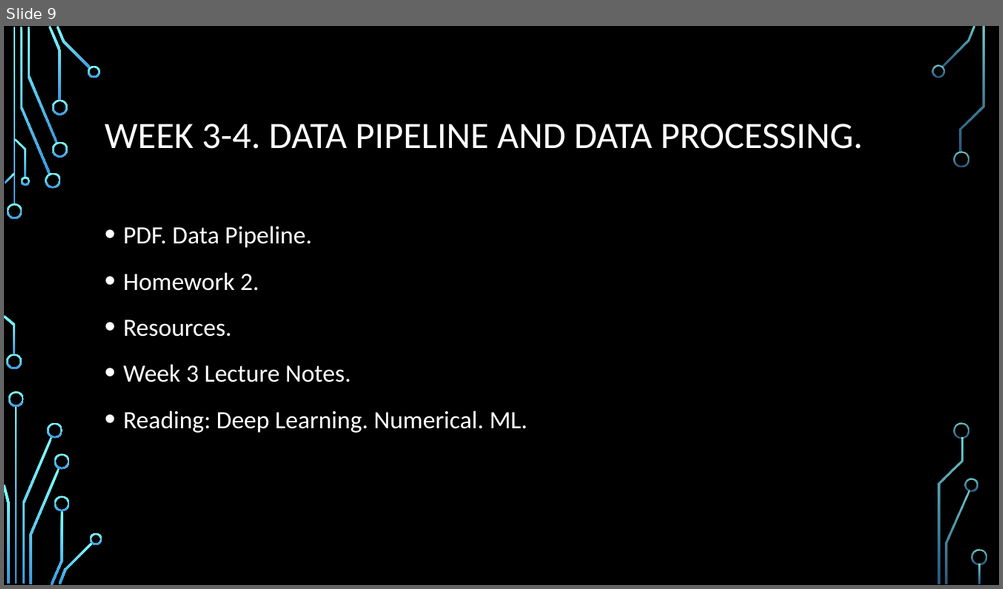
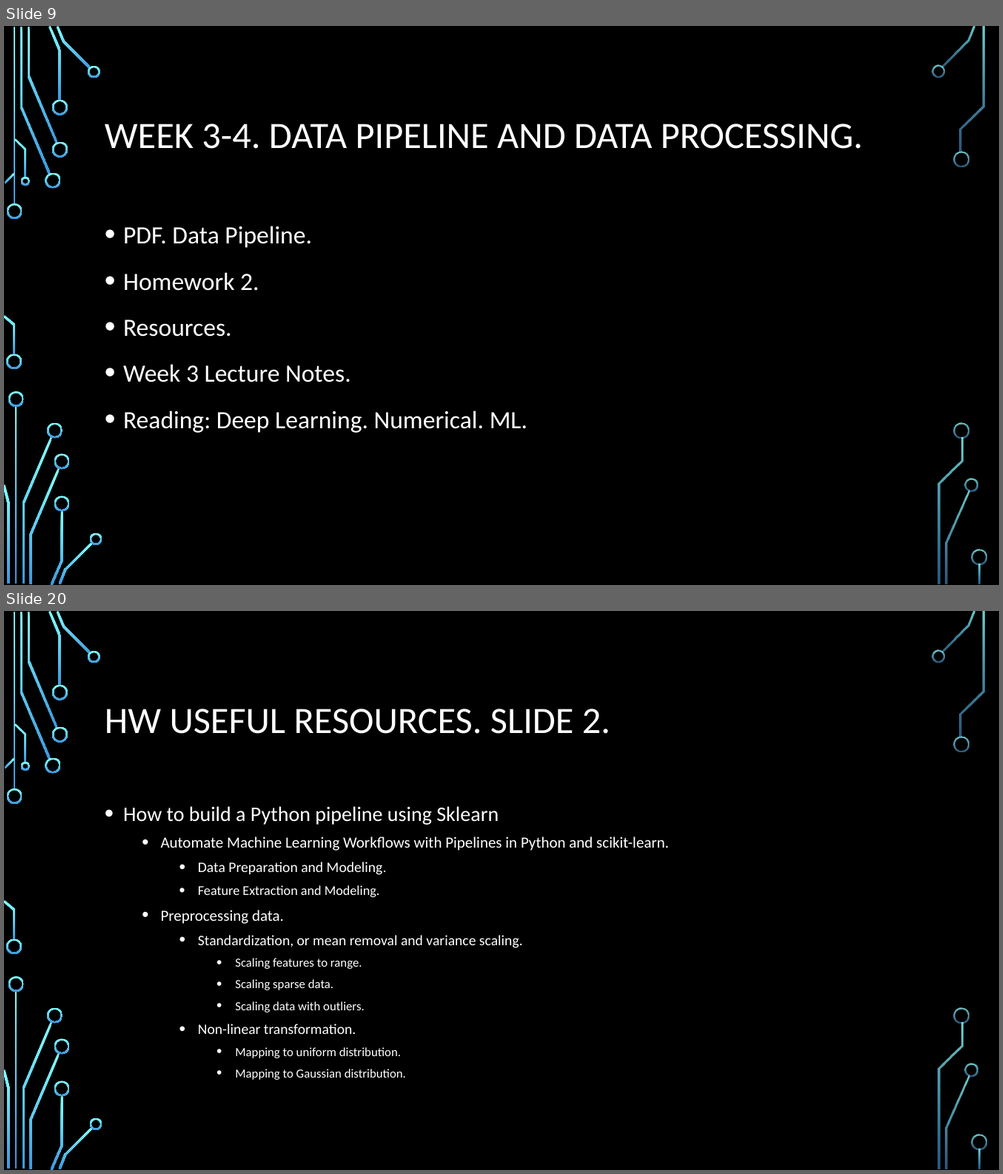
Before and after one commit to mgroysman/Data-622.-Fall-2019., a slide deck: Data 622.pptx. Shown one above the other, each under a label of ours: slide 9 before the commit, slides 9 and 20 after it; the slides between them are not shown. The pictures are 1003x589 and 1003x1174 pixels, drawn with LibreOffice and Linux fonts; fonts in the diff are those of the drawing; background and template pictures are left out. Boxes give left, top, right and bottom in pixels: in the first picture for what was removed or moved away, otherwise in the second. Text is boxed around its words. In the diff, an @@ line names an element or a change of style, - is before the commit and + after.

```diff
--- a/Data 622.pptx
+++ b/Data 622.pptx
@@ slide 20 added at <box>4,611,999,1170</box>, background picture (left out); not listed: 36 template elements that a slide beside it also shows @@
@@ title added at <box>105,709,610,734</box>, 36 pt, text #FFFFFF @@
+HW USEFUL RESOURCES. SLIDE 2.
@@ text added at <box>123,806,669,1080</box>, 12 pt, text #FFFFFF @@
+• How to build a Python pipeline using Sklearn
+  • Automate Machine Learning Workflows with Pipelines in Python and scikit-learn.
+    • Data Preparation and Modeling.
+    • Feature Extraction and Modeling.
+  • Preprocessing data.
+    • Standardization, or mean removal and variance scaling.
+      • Scaling features to range.
+      • Scaling sparse data.
+      • Scaling data with outliers.
+    • Non-linear transformation.
+      • Mapping to uniform distribution.
+      • Mapping to Gaussian distribution.
```
Also in this commit, not shown: 3 slides changed, 28 other slides added, 1 slide removed.
